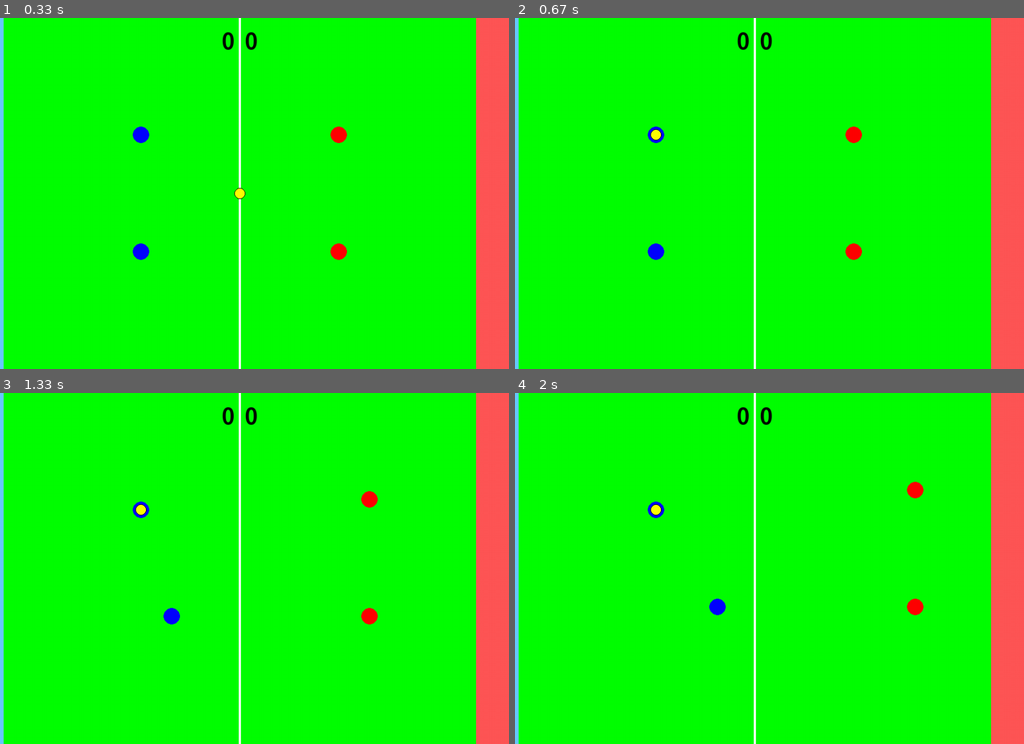
Above: before the commit, frames 1-4 (two rows, left to right).
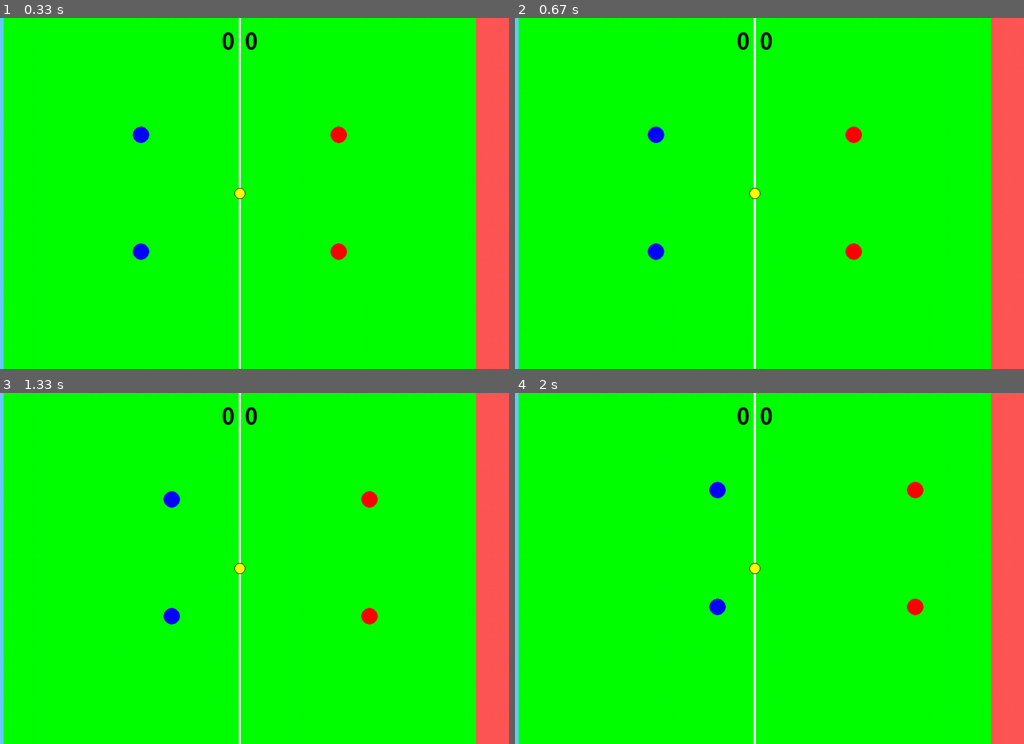
Above: after the commit, the same moments.

Repository: RL-RedLeaf/DiscUI
Game: pygame game, started from main.py
Same seed, same stepped clock (60 frames per second), same inputs: the game is played once before the commit and once after it.
Inputs:
- Up to frame 1 (0.33 s): no input
- Up to frame 2 (0.67 s): tap Space at 0.33 s
- Up to frame 3 (1.33 s): hold D 0.67-1.13 s; hold W from 1.17 s (still down)
- Up to frame 4 (2 s): release W at 1.47 s; hold D 1.5-1.97 s

Frame 1 is identical in both runs. In frame 2, 0.1% of the frame differs, in the area x 26-49%, y 31-52%; in frame 3, 0.3%; in frame 4, 0.3%, in the area x 26-49%, y 25-52%.

Commit message:
基础反作弊
添加了飞盘抓取规则，限制抓取距离为30

Diff:
--- a/DiscUI.py
+++ b/DiscUI.py
@@ -5,8 +5,8 @@
 class DiscGame:
     @staticmethod
     # 计算距离，需要标准化输入，不能应对特殊情况
-    def distance(x1, y1, x2, y2):
-        return ((x1 - x2) ** 2 + (y1 - y2) ** 2)**0.5
+    def distance(x1, y1, x2, y2, dh=0):
+        return ((x1 - x2) ** 2 + (y1 - y2) ** 2 + dh ** 2)**0.5
 
 
     def __init__(self,screen,clock,player_num,team_agent_list=None,player_agent_list=None):
@@ -144,6 +144,7 @@
     """
     def __init__(self, sender, target):
         super().__init__(sender, target)
+
 
 class DiscCaughtSuccessEvent(Event):
     """
@@ -427,7 +428,10 @@
         return True
 
     def _check_catch(self,event):
-        return True
+        if DiscGame.distance(self.pos[0],self.pos[1],event.sender.pos[0],event.sender.pos[1],self.height)<=30:
+            return True
+        else:
+            return False
 
 
 class GameState:                         #游戏主状态，用于传达所有游戏状态，应被所有实体订阅
